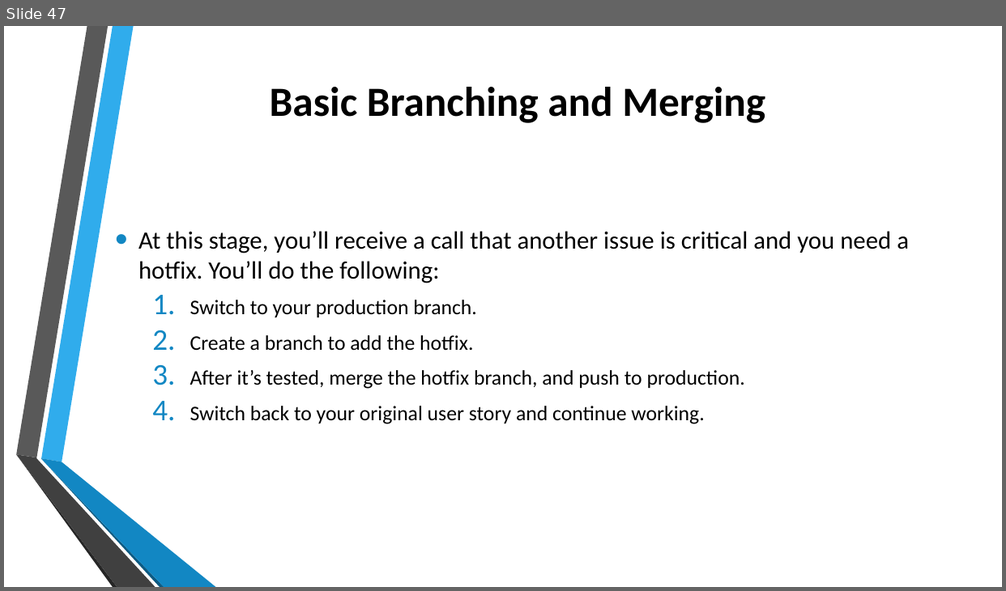
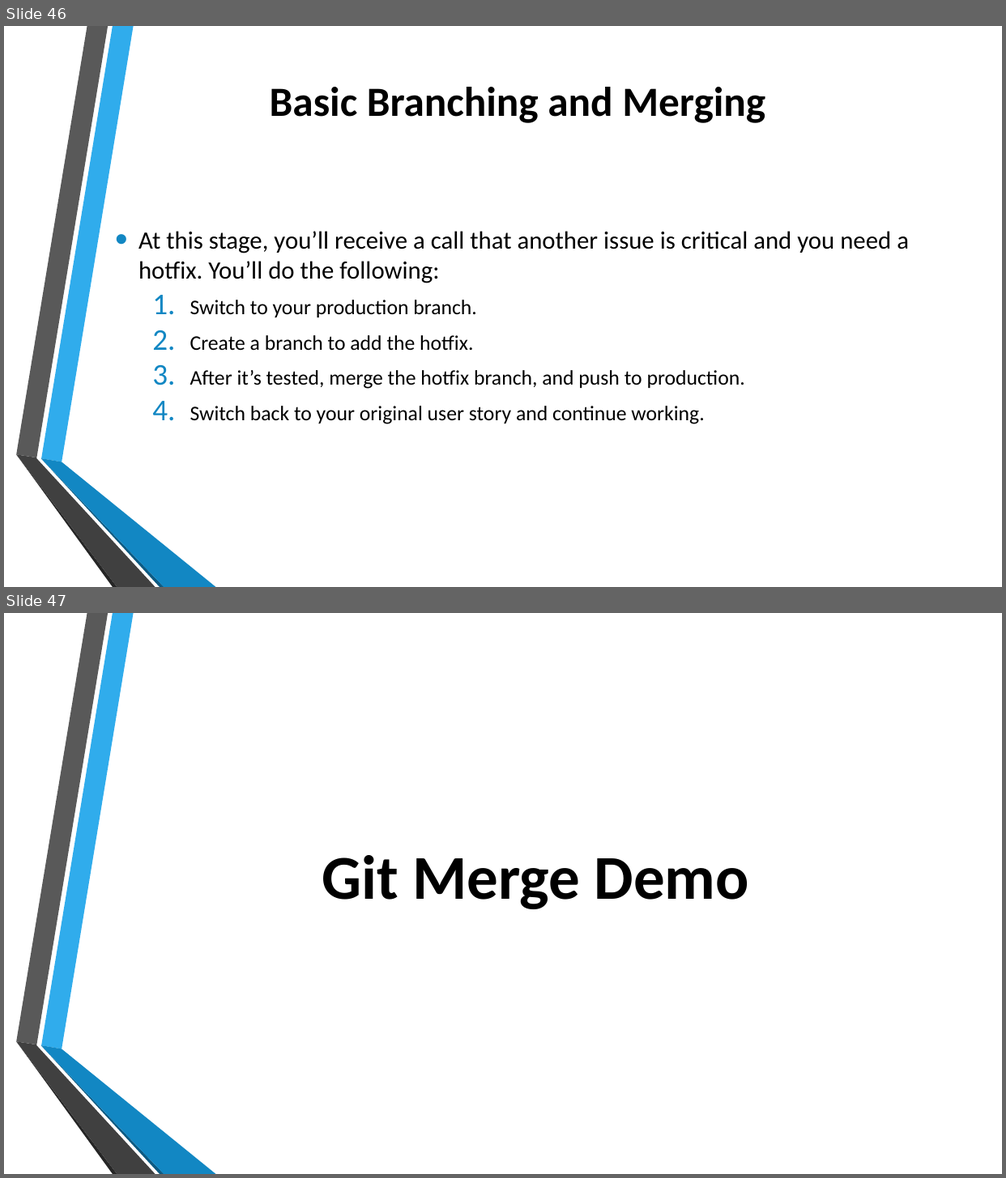
Before and after one commit to errol20/GitPPT, a slide deck: Version Control using Git.pptx. Shown one above the other, each under a label of ours: slide 47 before the commit, slides 46 and 47 after it. The pictures are 1006x591 and 1006x1178 pixels, drawn with LibreOffice and Linux fonts; fonts in the diff are those of the drawing; background and template pictures are left out. Boxes give left, top, right and bottom in pixels: in the first picture for what was removed or moved away, otherwise in the second. Text is boxed around its words. In the diff, an @@ line names an element or a change of style, - is before the commit and + after.

```diff
--- a/Version Control using Git.pptx
+++ b/Version Control using Git.pptx
@@ slide 47 added at [4, 613, 1002, 1174], background picture (left out); not listed: 6 template elements that a slide beside it also shows @@
@@ text added at [322, 855, 749, 909], 60 pt, text #000000, bold @@
+Git Merge Demo
@@ what was slide 47 is now slide 46 @@
```
Also in this commit, not shown: 19 other slides added, 1 slide removed.
